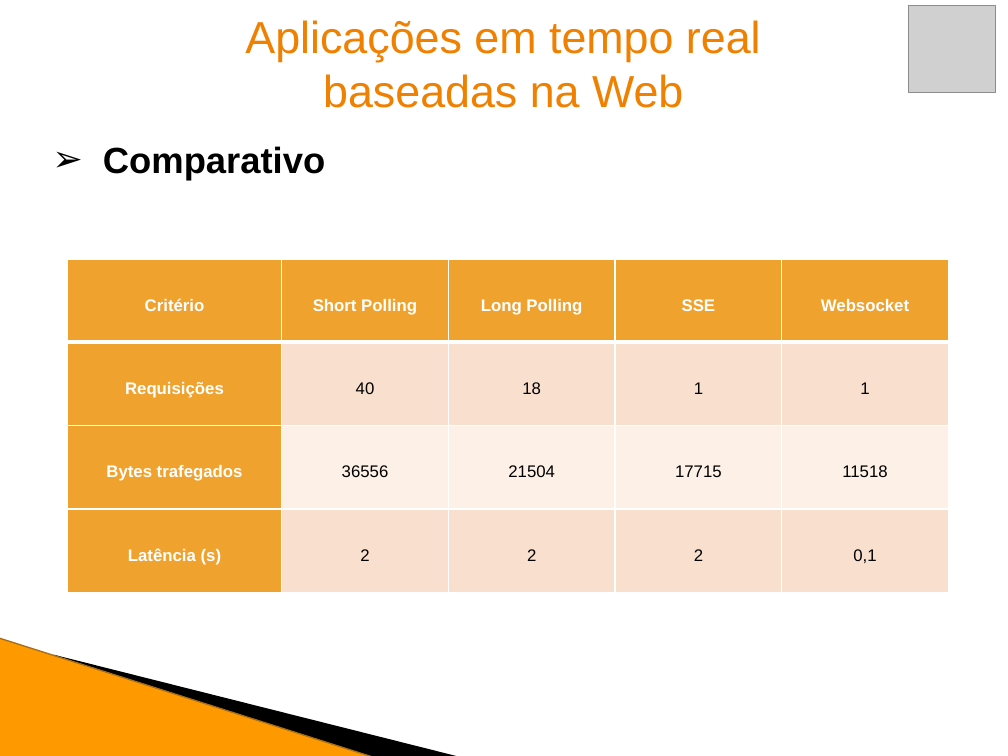
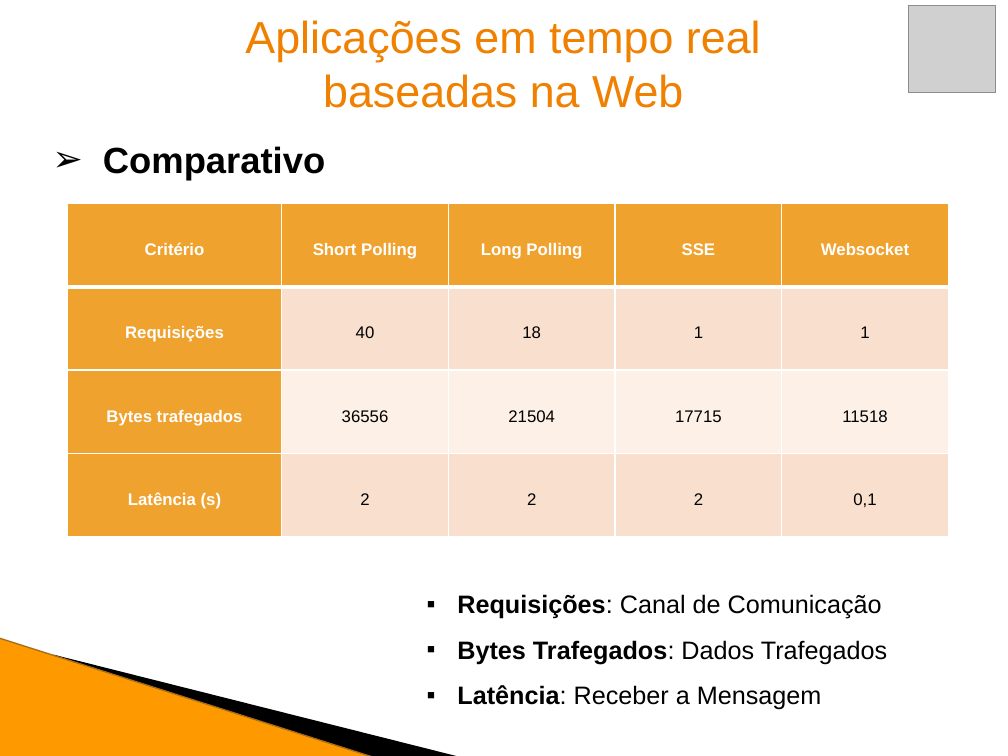
Before and after one commit to rafaelcouto/tcc, a slide deck: slide 15 of docs/apresentacao.pptx (slide 14 before the commit). Drawn at 1008x756 pixels with LibreOffice and Linux fonts; fonts in the diff are those of the drawing; grey boxes stand for pictures. Boxes give left, top, right and bottom in pixels: in the first picture for what was removed or moved away, otherwise in the second. Text is boxed around its words. In the diff, an @@ line names an element or a change of style, - is before the commit and + after.

```diff
--- a/docs/apresentacao.pptx
+++ b/docs/apresentacao.pptx
@@ table: place and size @@
-table at [68,259,948,593]
+table at [68,204,948,537]
@@ text added at [457,594,887,710], 18 pt, text #000000 @@
+▪ Requisições: Canal de Comunicação
+▪ Bytes Trafegados: Dados Trafegados
+▪ Latência: Receber a Mensagem
```
Also in this commit, not shown: 5 other slides changed, 1 slide added.
